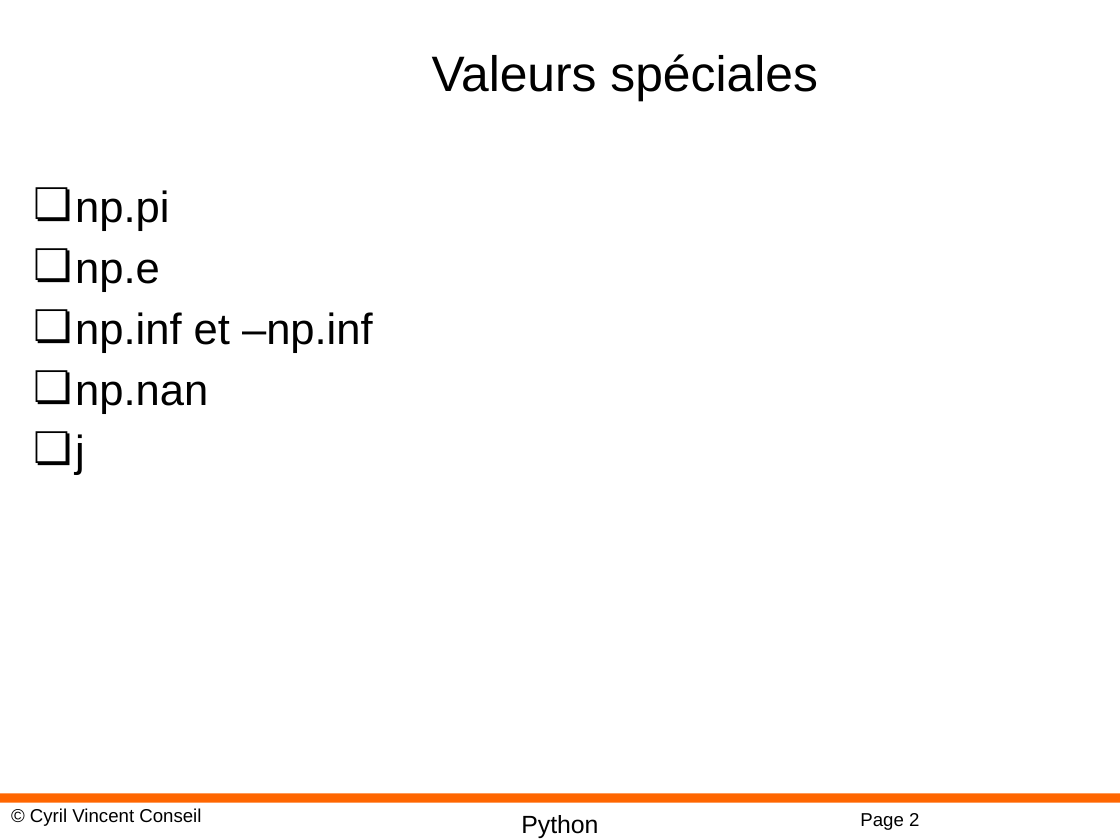
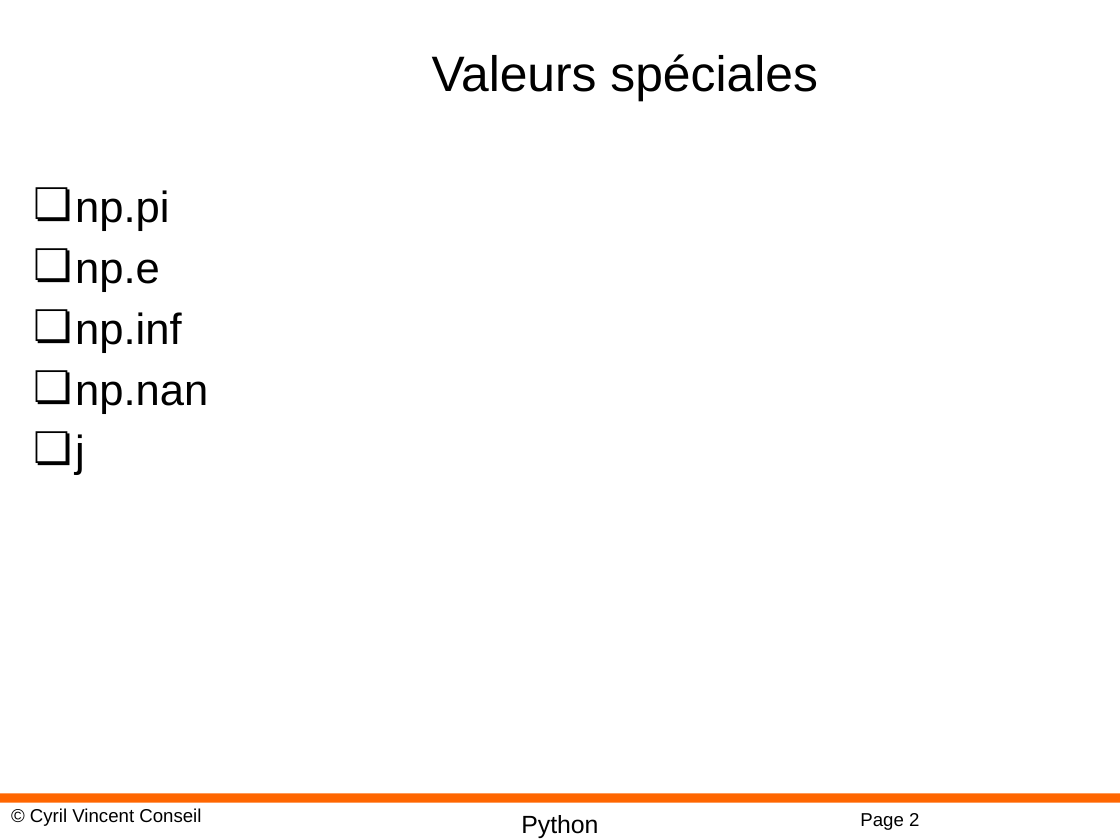
Before and after one commit to cyrilvincent/math, a slide deck: slide 2 of ppt/PythonMath08-FFT.pptx. Drawn at 1120x840 pixels with LibreOffice and Linux fonts; fonts in the diff are those of the drawing; background and template pictures are left out. Boxes give left, top, right and bottom in pixels: in the first picture for what was removed or moved away, otherwise in the second. Text is boxed around its words. In the diff, an @@ line names an element or a change of style, - is before the commit and + after.

```diff
--- a/ppt/PythonMath08-FFT.pptx
+++ b/ppt/PythonMath08-FFT.pptx
@@ text at bbox=[75, 312, 181, 353]: text changed @@
-❏ np.inf et –np.inf
+❏ np.inf
```
Also in this commit, not shown: 1 other slide changed, 2 other files.
